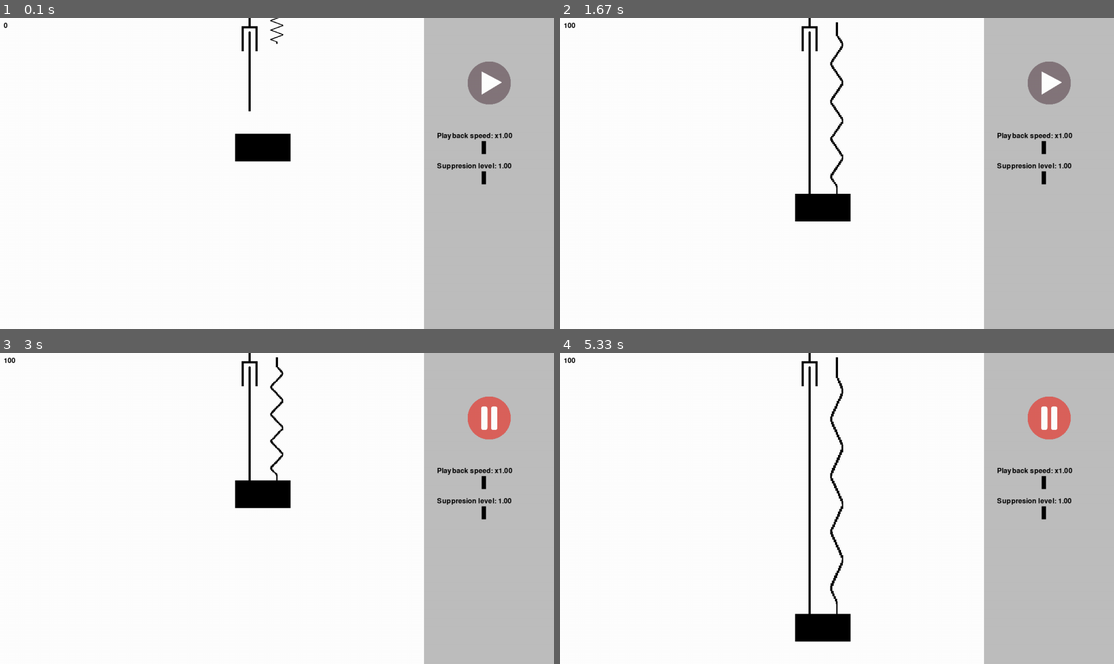
Above: before the commit, frames 1-4 (two rows, left to right).
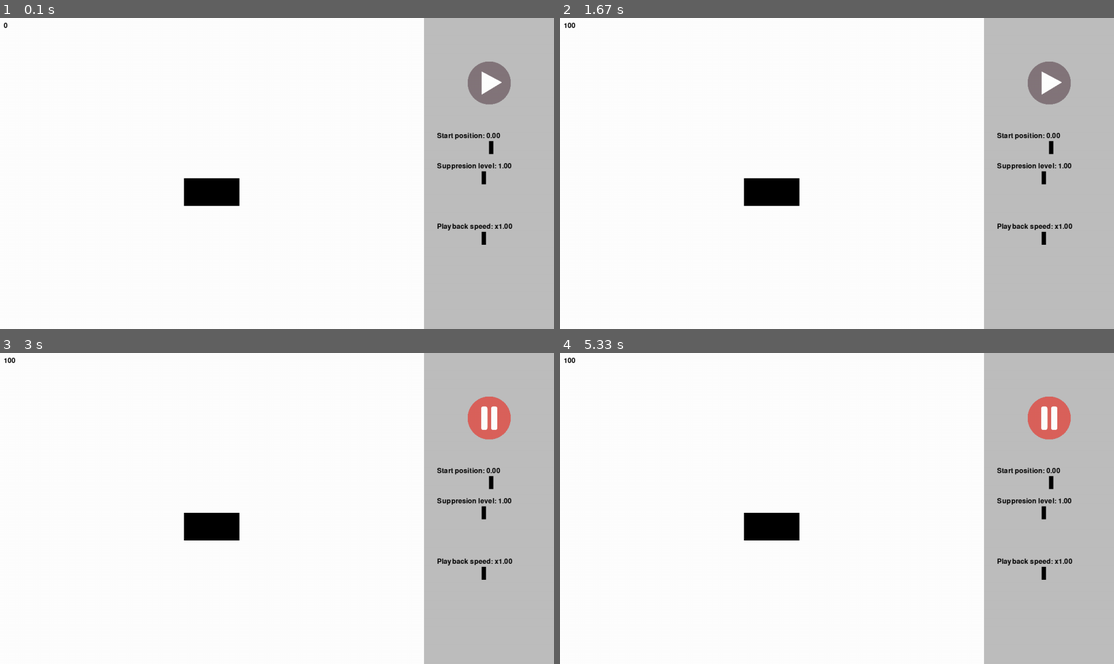
Above: after the commit, the same moments.

Repository: KamilGrundas/Damping_Simulator
Game: pygame game, started from code/main.py
Two runs of this game, one before a commit and one after it. Both use one fixed random seed, a clock stepped at 60 frames per second and the inputs below.
Inputs (mouse positions are in pixels of both pictures, inside the frame that each line leads up to):
- Up to frame 1 (0.1 s): no input
- Up to frame 2 (1.67 s): click (1047, 83) at 0.38 s; click (1047, 83) at 0.72 s
- Up to frame 3 (3 s): click (487, 418) at 2.05 s
- Up to frame 4 (5.33 s): no input

The runs differ from the first frame. In frame 1, 2.5% of the frame differs, in the area x 33-93%, y 0-73%; in frame 2, 2.8%; in frame 3, 2.7%; in frame 4, 3.1%, in the area x 33-93%, y 0-93%.

Commit message:
Physics update

Diff:
--- a/code/circle.py
+++ b/code/circle.py
@@ -1,5 +1,6 @@
 import pygame
 from settings import *
+from vibrations import damped_vibrations
 
 
 class Circle(pygame.sprite.Sprite):
@@ -10,56 +11,25 @@
         self.image = pygame.Surface((128, 64), pygame.SRCALPHA)
         self.image.fill("black")
 
-        # Draw a green circle on the image surface
-        # pygame.draw.circle(self.image, (0, 255, 0), (32, 32), 32)
-
         # Set the position of the sprite
         self.rect = self.image.get_rect(center=pos)
         self.pos = pygame.math.Vector2(self.rect.center)
-        self.current_speed = 0
-        self.speed = 0.3
-        self.max_speed = 10
 
-        self.k = 1.2
+        self.start_pos_y = 0
+        self.time = 0
+        self.k = 4200
+        self.m = 1.5
+        self.b = 1
 
-        self.change_direction = True
-
-        self.accelerate = False
-        self.up = True
 
     def move(self, time_speed):
-        # self.pos.x += 1 * self.speed * dt
-        # self.rect.centerx = self.pos.x
-        # print(self.current_speed)
 
         time_speed = round(time_speed, 2)
+        self.time += 0.01 * time_speed
 
-        if self.up:
-            self.pos.y -= self.current_speed * time_speed
-        else:
-            self.pos.y += self.current_speed * time_speed
+        self.pos.y = damped_vibrations(self.start_pos_y,self.time,self.k,self.m,self.b)
 
-        if self.accelerate:
-            self.current_speed += self.speed * time_speed
-            if self.current_speed > self.max_speed:
-                self.accelerate = False
-
-        else:
-            self.current_speed -= self.speed * time_speed
-            if self.current_speed < 0:
-                self.accelerate = True
-                if self.change_direction == True:
-                    self.up = False
-                    self.change_direction = False
-                    self.max_speed = self.max_speed / round(self.k, 2)
-                else:
-                    self.up = True
-                    self.change_direction = True
-                    self.max_speed = self.max_speed / round(self.k, 2)
-
-        # print(self.max_speed)
-
-        self.rect.centery = int(self.pos.y)
+        self.rect.bottom = int((self.pos.y - B) / A)
 
     def update(self, time_speed):
         self.move(time_speed)
--- /dev/null
+++ b/code/graph.py
@@ -0,0 +1,14 @@
+import math
+from matplotlib import pyplot as plt
+from datetime import datetime
+
+class Graph:
+    def __init__(self, object):
+        self.object = object
+        self.x = []
+        self.y = []
+        self.t = 0
+
+    def take_points(self):
+        self.x.append(self.t)
+        self.y.append(self.object.rect.centery)
--- a/code/level.py
+++ b/code/level.py
@@ -7,6 +7,7 @@
 from side_menu import SideMenu
 from button import Button
 from slider import Slider
+from graph import Graph
 
 
 class Level:
@@ -24,7 +25,7 @@
 
         self.sliders = pygame.sprite.Group()
 
-        self.i = 0
+
 
         self.setup()
 
@@ -36,7 +37,7 @@
             (SCREEN_WIDTH - SIDE_MENU_WIDTH / 2, 150), self.controls
         )
         self.time_speed_slider = Slider(
-            SLIDER_POSITIONS[0],
+            SLIDER_POSITIONS[3],
             self.controls,
             "Playback speed: x",
             0.25,
@@ -50,6 +51,14 @@
             0.25,
             2,
             1,
+        )
+        self.position_slider = Slider(
+            SLIDER_POSITIONS[0],
+            self.controls,
+            "Start position: ",
+            -2,
+            2,
+            0,
         )
         # self.suppression_level_slider2 = Slider(
         #     SLIDER_POSITIONS[2],
@@ -67,17 +76,21 @@
         #     2,
         #     1,
         # )
-        self.circle = Circle((SCREEN_WIDTH / 2 - 32, 300), self.all_sprites)
-        self.spring = Spring((SCREEN_WIDTH / 2, 10), self.circle, self.all_sprites)
-        self.silencer = Silencer(
-            (SCREEN_WIDTH / 2 - 64, 100), self.circle, self.all_sprites
-        )
-        self.connector = Connector(
-            (SCREEN_WIDTH / 2 - 63, 100), self.circle, self.all_sprites
-        )
+        self.circle = Circle(((SCREEN_WIDTH - SIDE_MENU_WIDTH) / 2, SCREEN_HEIGHT/2), self.all_sprites)
+        # self.spring = Spring((SCREEN_WIDTH / 2, 10), self.circle, self.all_sprites)
+        # self.silencer = Silencer(
+        #     (SCREEN_WIDTH / 2 - 64, 100), self.circle, self.all_sprites
+        # )
+        # self.connector = Connector(
+        #     (SCREEN_WIDTH / 2 - 63, 100), self.circle, self.all_sprites
+        # )
+
+        self.graph = Graph(self.circle)
+        print(self.graph.object.rect.centery)
 
         self.sliders.add(self.time_speed_slider)
         self.sliders.add(self.suppression_level_slider)
+        self.sliders.add(self.position_slider)
         # self.sliders.add(self.suppression_level_slider2)
         # self.sliders.add(self.suppression_level_slider3)
 
@@ -101,15 +114,21 @@
             )
             self.display_surface.blit(value_text, (1010, slider.start_y - 35))
 
+
+
     def run(self, fps):
-        self.i += 1
+
         self.display_surface.fill("white")
         self.all_sprites.draw(self.display_surface)
         self.controls.draw(self.display_surface)
-        self.circle.k = self.suppression_level_slider.k
+        # self.circle.k = self.suppression_level_slider.k
         time_speed = self.time_speed_slider.k
+
         self.controls.update()
         self.input()
         self.text_blit(fps)
         if self.start_button.is_playing == False:
             self.all_sprites.update(time_speed)
+        else:
+            self.circle.rect.bottom = (self.position_slider.k - B) / A
+            self.circle.start_pos_y = self.position_slider.k
--- a/code/settings.py
+++ b/code/settings.py
@@ -10,6 +10,14 @@
 PLAY_BUTTON = "graphics/buttons/play_button.png"
 PAUSE_BUTTON = "graphics/buttons/pause_button.png"
 STOP_BUTTON = "graphics/buttons/stop_button.png"
+
+#Screen scale attributes
+A = 0.007017543859649123
+B = -3.052631578947368
+
+C = (SCREEN_HEIGHT - 150) / 4
+D = 150 - C * 150
+
 
 # sliders
 SLIDER_POSITIONS = ((1100, 300), (1100, 370), (1100, 440), (1100, 510))
--- a/code/vibrations.py
+++ b/code/vibrations.py
@@ -1,36 +1,40 @@
 import math
+from settings import *
 from matplotlib import pyplot as plt
 from datetime import datetime
 
-def w(k,m, b):
-    return math.sqrt((k/m)-(b/(2*m))**2)
+def damped_vibrations(start_x,t,k,m,b):
+    return start_x*math.exp((-b/2*m)*t)*math.cos(math.sqrt((k/m)-(b/(2*m))**2)*t)
+
 
 x = []
 y = []
 t = 0
-odchyl = 1
+
 
 for _ in range(0,1000,1):
-    a = odchyl*math.exp((-1.5/2)*t)*math.cos(w(600,1,1.5)*t)
+    a = damped_vibrations(1,t,4200,1.5,1)
+    t += 0.01
     x.append(t)
     y.append(a)
-    t += 0.01
 
-plt.rcParams["figure.figsize"] = [12.00, 3.50]
-plt.rcParams["figure.autolayout"] = True
-plt.figure(f"Wykres drgań {datetime.now().strftime("%d.%m.%Y")}")
-plt.title("Wykres drgań x(t)")
-plt.xlim(0, t)
-plt.xlabel("Czas t")
-plt.ylim(-odchyl, odchyl)
-plt.ylabel("Odchylenie x")
-plt.grid()
-plt.plot(
-                x,
-                y,
-                marker="o",
-                markersize=1,
-                markeredgecolor="red",
-                markerfacecolor="green",
-            )
-plt.show()
+time_form = "%d.%m.%Y"
+
+# plt.rcParams["figure.figsize"] = [12.00, 3.50]
+# plt.rcParams["figure.autolayout"] = True
+# plt.figure(f"Wykres drgań {datetime.now().strftime(time_form)}")
+# plt.title("Wykres drgań x(t)")
+# plt.xlim(0, t)
+# plt.xlabel("Czas t")
+# plt.ylim(-1, 1)
+# plt.ylabel("Odchylenie x")
+# plt.grid()
+# plt.plot(
+#                 x,
+#                 y,
+#                 marker="o",
+#                 markersize=1,
+#                 markeredgecolor="red",
+#                 markerfacecolor="green",
+#             )
+# plt.show()
